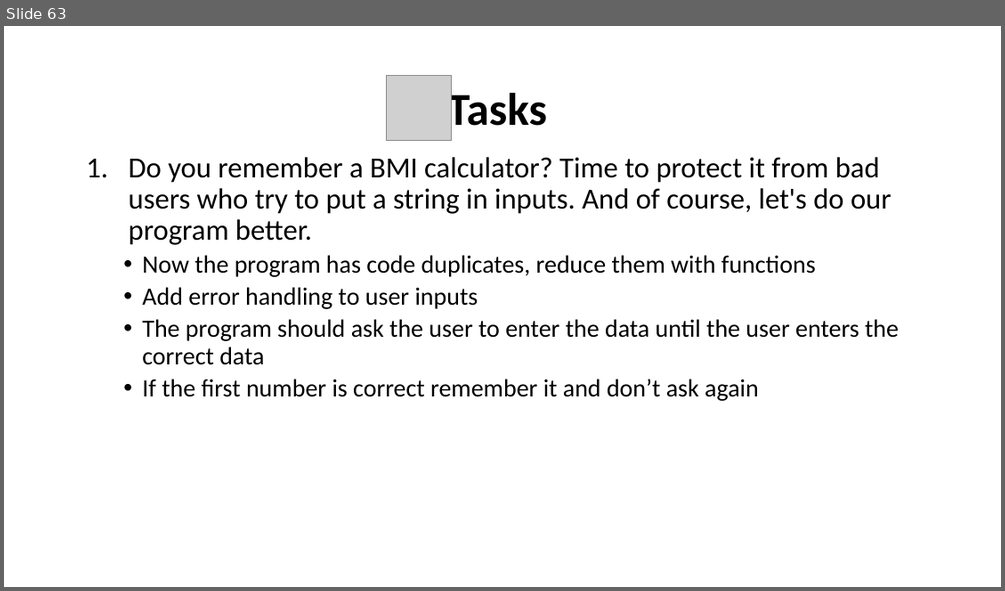
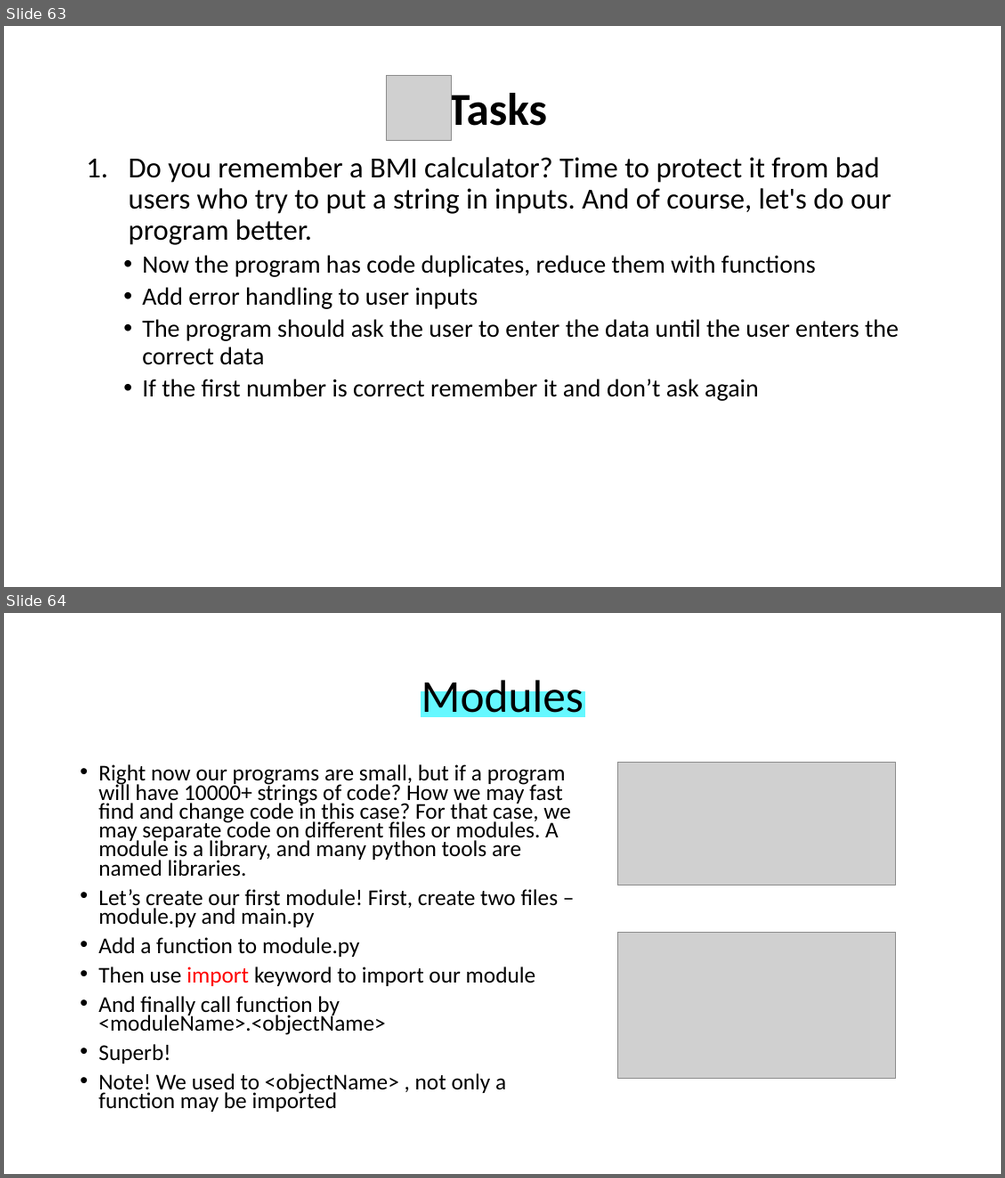
Before and after one commit to WonderLuc/brother-bootcamp, a slide deck: python 101/python_101.pptx. Shown one above the other, each under a label of ours: slide 63 before the commit, slides 63 and 64 after it. The pictures are 1005x591 and 1005x1178 pixels, drawn with LibreOffice and Linux fonts; fonts in the diff are those of the drawing; grey boxes stand for pictures; background and template pictures are left out. Boxes give left, top, right and bottom in pixels: in the first picture for what was removed or moved away, otherwise in the second. Text is boxed around its words. In the diff, an @@ line names an element or a change of style, - is before the commit and + after.

Commit message:
feat: add module block

```diff
--- a/python 101/python_101.pptx
+++ b/python 101/python_101.pptx
@@ slide 64 added at (x1=4, y1=613, x2=1001, y2=1174), background picture (left out) @@
@@ rectangle added at (x1=421, y1=692, x2=585, y2=717), fill #65F8FF, outline #65F8FF 1 pt @@
@@ title added at (x1=421, y1=674, x2=583, y2=722), 44 pt, text #000000 @@
+Modules
@@ text added at (x1=98, y1=764, x2=570, y2=1111), 21.7 pt, text #000000 @@
+• Right now our programs are small, but if a program will have 10000+ strings of code? How we may fast find and change code in this case? For that case, we may separate code on different files or modules. A module is a library, and many python tools are named libraries.
+• Let’s create our first module! First, create two files – module.py and main.py
+• Add a function to module.py
+• Then use import keyword to import our module
+• And finally call function by <moduleName>.<objectName>
+• Superb!
+• Note! We used to <objectName> , not only a function may be imported
@@ picture added at (x1=618, y1=763, x2=896, y2=885) @@
@@ picture added at (x1=618, y1=933, x2=896, y2=1078) @@
```
Also in this commit, not shown: 3 other slides added, 8 other files.
